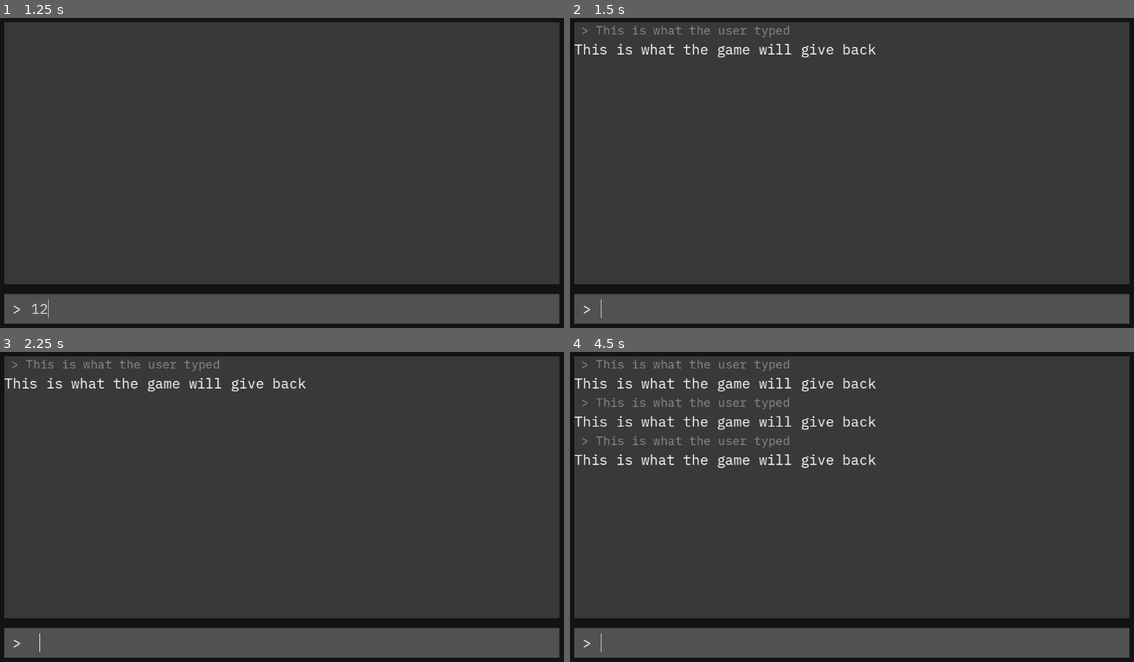
Above: before the commit, frames 1-4 (two rows, left to right).
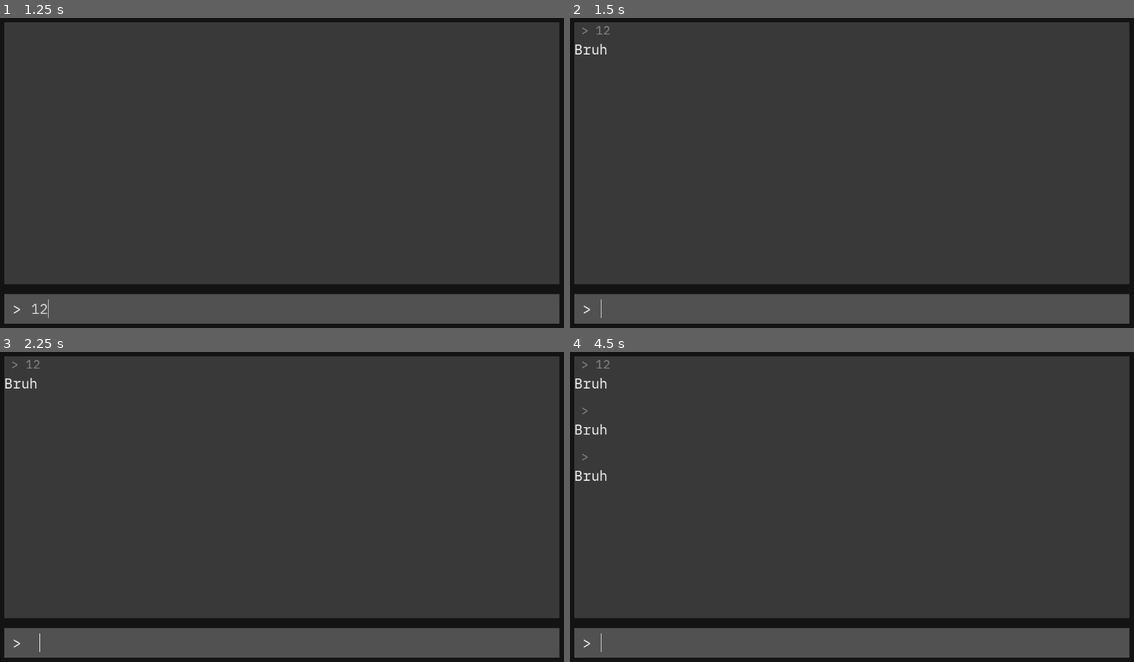
Above: after the commit, the same moments.

Repository: Gordope/CoT
Game: Godot game, scene res://control_(root).tscn
The game is run twice, just before and just after one commit, with the same random seed, the same clock (stepped at 60 frames per second) and the same inputs.
Inputs (mouse positions are in pixels of both pictures, inside the frame that each line leads up to):
- Up to frame 1 (1.25 s): click (293, 309) at 0.52 s; type "12" at 0.6 s
- Up to frame 2 (1.5 s): tap Enter at 1.25 s
- Up to frame 3 (2.25 s): tap Space at 2 s
- Up to frame 4 (4.5 s): tap Enter at 2.75, 4.25 s; tap Space at 3.5 s

Frame 1 is identical in both runs. In frame 2, 0.9% of the frame differs, in the area x 0-55%, y 2-13%; in frame 3, 0.9%; in frame 4, 2.8%, in the area x 0-55%, y 2-42%.

Commit message:
History and scroll

Diff:
--- a/control_(root).gd
+++ b/control_(root).gd
@@ -2,8 +2,28 @@
 
 const InputResponse = preload("res://input_response.tscn")
 
-@onready var history_rows = $Background/MarginContainer/Rows/GameInfo/ScrollContainer/HistoryRows
+@export var max_lines_remembered := 30
+
+@onready var history_rows = $Background/MarginContainer/Rows/GameInfo/Scroll/HistoryRows
+@onready var scroll = $Background/MarginContainer/Rows/GameInfo/Scroll
+@onready var scrollbar = scroll.get_v_scroll_bar()
+
+func _ready() -> void:
+	scrollbar.changed.connect(handle_scrollbar_changed)
+
+
+func handle_scrollbar_changed():
+	scroll.scroll_vertical = scrollbar.max_value
+
 
 func _on_input_text_submitted(new_text: String) -> void:
+	if new_text.is_empty():
+		return
 	var input_response = InputResponse.instantiate()
+	input_response.set_text(new_text, "Bruh")
 	history_rows.add_child(input_response)
+
+	if history_rows.get_child_count() > max_lines_remembered:
+		var rows_to_forget = history_rows.get_child_count() - max_lines_remembered
+		for i in range(rows_to_forget):
+			history_rows.get_child(i).queue_free()
--- a/control_(root).tscn
+++ b/control_(root).tscn
@@ -55,12 +55,13 @@
 size_flags_vertical = 3
 theme_override_styles/panel = SubResource("StyleBoxFlat_e3dik")
 
-[node name="ScrollContainer" type="ScrollContainer" parent="Background/MarginContainer/Rows/GameInfo"]
+[node name="Scroll" type="ScrollContainer" parent="Background/MarginContainer/Rows/GameInfo"]
 layout_mode = 2
 horizontal_scroll_mode = 0
 
-[node name="HistoryRows" type="VBoxContainer" parent="Background/MarginContainer/Rows/GameInfo/ScrollContainer"]
-layout_mode = 2
+[node name="HistoryRows" type="VBoxContainer" parent="Background/MarginContainer/Rows/GameInfo/Scroll"]
+layout_mode = 2
+theme_override_constants/separation = 20
 
 [node name="InputArea" type="PanelContainer" parent="Background/MarginContainer/Rows"]
 custom_minimum_size = Vector2(0, 60)
--- /dev/null
+++ b/input_response.gd
@@ -0,0 +1,5 @@
+extends VBoxContainer
+
+func set_text(input: String, response: String):
+	$InputHistory.text = " > " + input
+	$Response.text = response
--- a/input_response.tscn
+++ b/input_response.tscn
@@ -1,8 +1,10 @@
-[gd_scene load_steps=2 format=3 uid="uid://dp5djq0rd2158"]
+[gd_scene load_steps=3 format=3 uid="uid://dp5djq0rd2158"]
 
+[ext_resource type="Script" path="res://input_response.gd" id="1_5xurg"]
 [ext_resource type="FontFile" uid="uid://qoioaxtb7nx3" path="res://IBMPlexMono-Regular.ttf" id="1_lo1gw"]
 
 [node name="InputResponse" type="VBoxContainer"]
+script = ExtResource("1_5xurg")
 
 [node name="InputHistory" type="Label" parent="."]
 layout_mode = 2
